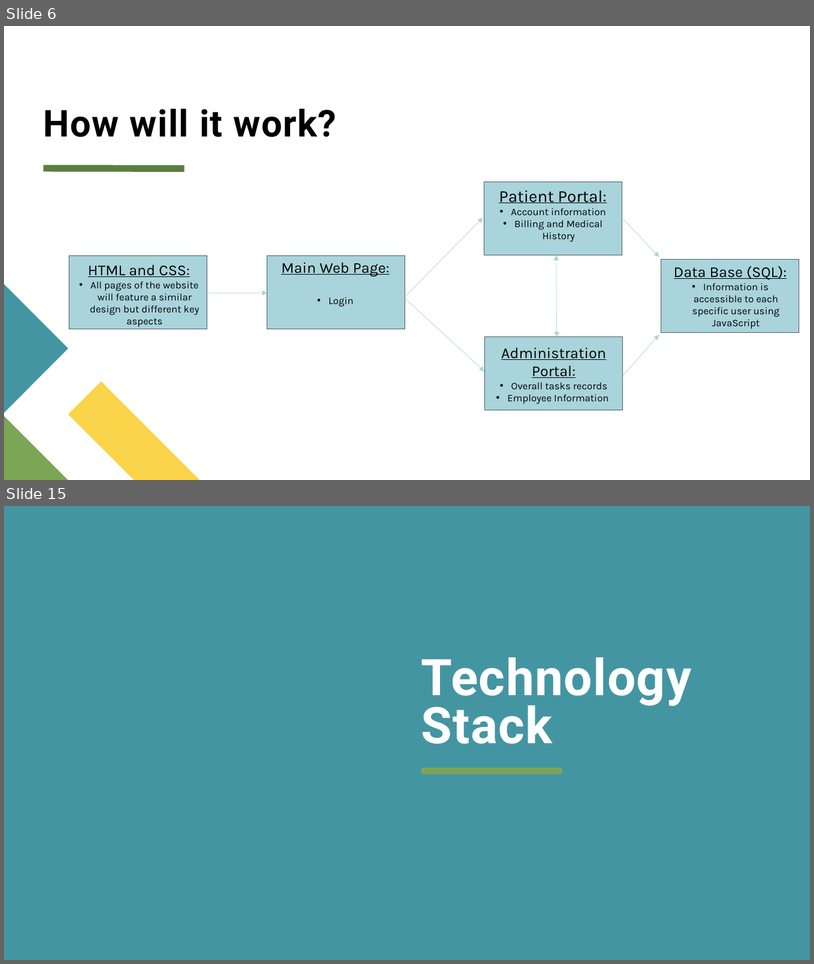
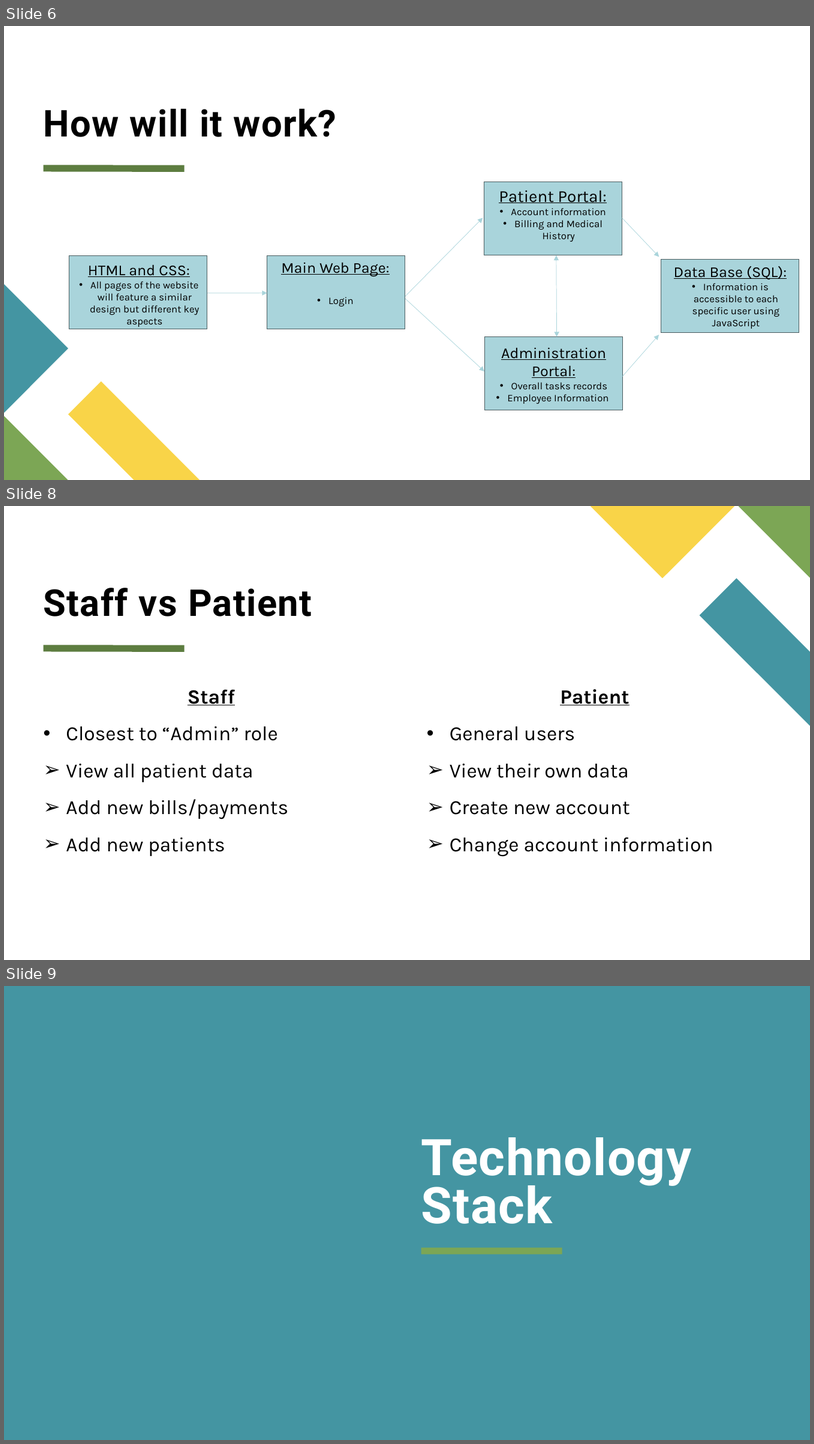
Before and after one commit to Fliperdudole/Healthcare-Database-System, a slide deck: Presentation/HealthcareDatabaseManagementSystemPresentation.pptx. Shown one above the other, each under a label of ours: slides 6 and 15 before the commit, slides 6, 8 and 9 after it; the slides between them are not shown. The pictures are 814x964 and 814x1444 pixels, drawn with LibreOffice and Linux fonts; fonts in the diff are those of the drawing. Boxes give left, top, right and bottom in pixels: in the first picture for what was removed or moved away, otherwise in the second. Text is boxed around its words. In the diff, an @@ line names an element or a change of style, - is before the commit and + after.

```diff
--- a/Presentation/HealthcareDatabaseManagementSystemPresentation.pptx
+++ b/Presentation/HealthcareDatabaseManagementSystemPresentation.pptx
@@ slide 8 added at <box>4,506,810,960</box>, background #FFFFFF; not listed: 1 template element that a slide beside it also shows @@
@@ freeform shape added at <box>591,506,735,578</box>, fill #F9D448 @@
@@ freeform shape added at <box>739,506,810,578</box>, fill #7CA655 @@
@@ title added at <box>44,588,312,616</box>, 44 pt, text #000000, bold @@
+Staff vs Patient
@@ freeform shape added at <box>699,578,810,726</box>, fill #4495A2 @@
@@ text added at <box>66,689,288,856</box>, 24 pt, text #000000 @@
+Staff
+• Closest to “Admin” role
+➢ View all patient data
+➢ Add new bills/payments
+➢ Add new patients
@@ text added at <box>450,689,713,856</box>, 24 pt, text #000000 @@
+Patient
+• General users
+➢ View their own data
+➢ Create new account
+➢ Change account information
@@ what was slide 15 is now slide 9 @@
```
Also in this commit, not shown: 5 slides changed, 3 other slides added, 1 other file.
